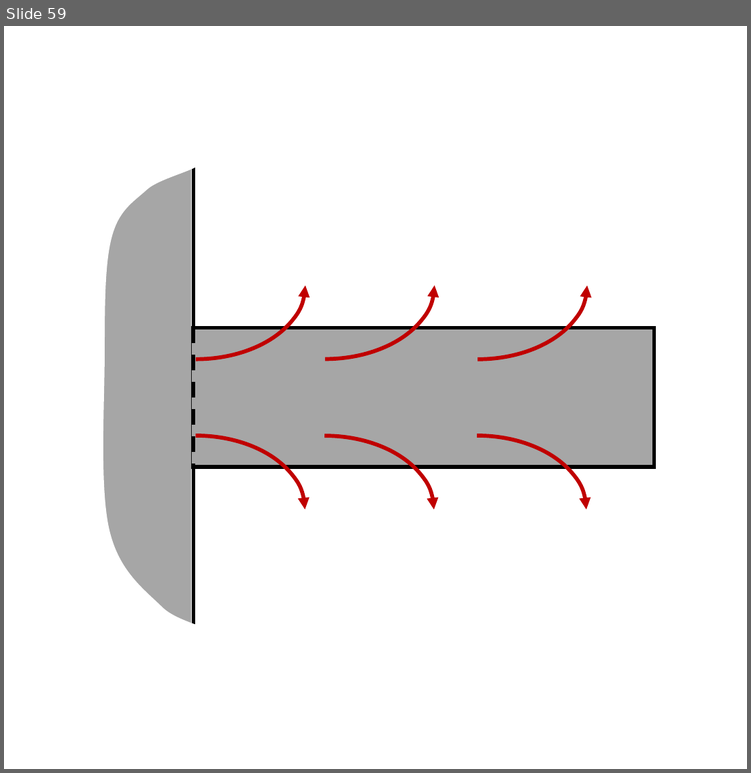
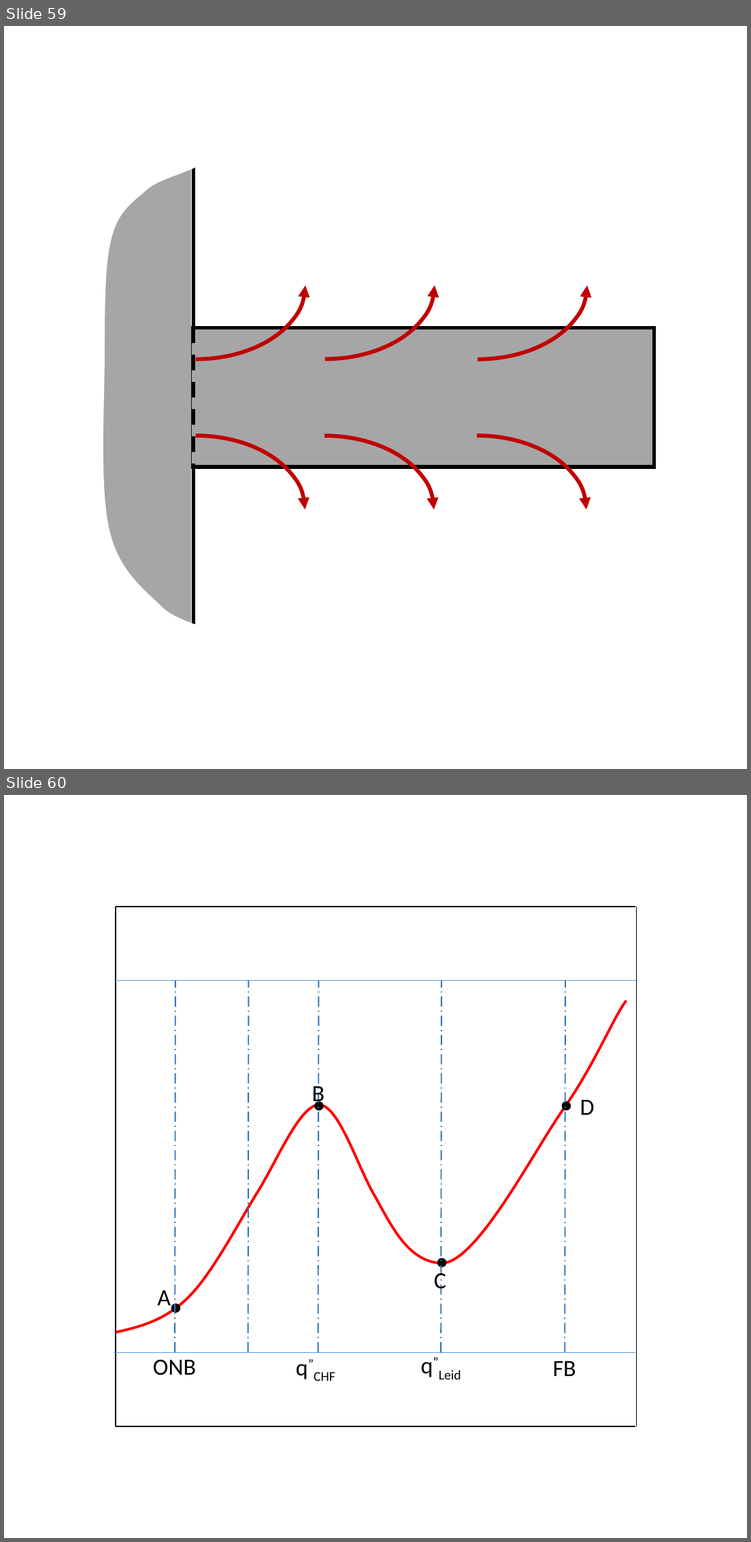
Before and after one commit to ORNL-Modelica/TRANSFORM-Library, a slide deck: TRANSFORM/Resources/Images/Icons.pptm. Shown one above the other, each under a label of ours: slide 59 before the commit, slides 59 and 60 after it. The pictures are 751x773 and 751x1542 pixels, drawn with LibreOffice and Linux fonts; fonts in the diff are those of the drawing. Boxes give left, top, right and bottom in pixels: in the first picture for what was removed or moved away, otherwise in the second. Text is boxed around its words. In the diff, an @@ line names an element or a change of style, - is before the commit and + after.

```diff
--- a/TRANSFORM/Resources/Images/Icons.pptm
+++ b/TRANSFORM/Resources/Images/Icons.pptm
@@ slide 60 added at box(4, 795, 747, 1538), background #FFFFFF @@
@@ line added from (116, 907) to (116, 1426), #000000 1 pt @@
@@ line added from (635, 907) to (116, 907), #000000 1 pt @@
@@ line added from (636, 907) to (636, 1426), #000000 1 pt @@
@@ line added from (114, 981) to (636, 981), #5B9BD5 0.5 pt @@
@@ line added from (175, 1352) to (176, 981), #2E75B6 1 pt dashed @@
@@ line added from (248, 1352) to (248, 981), #2E75B6 1 pt dashed @@
@@ line added from (317, 1352) to (319, 981), #2E75B6 1 pt dashed @@
@@ line added from (441, 1352) to (441, 981), #2E75B6 1 pt dashed @@
@@ line added from (564, 1352) to (564, 981), #2E75B6 1 pt dashed @@
@@ freeform shape added at box(116, 1000, 626, 1332), outline #FF0000 2 pt @@
@@ text added at box(312, 1082, 325, 1107), 18 pt, text #000000 @@
+B
@@ text added at box(580, 1100, 594, 1115), 18 pt, text #000000 @@
+D
@@ ellipse added at box(314, 1101, 324, 1111), fill #000000 @@
@@ ellipse added at box(561, 1101, 570, 1111), fill #000000 @@
@@ ellipse added at box(436, 1258, 446, 1268), fill #000000 @@
@@ text added at box(434, 1269, 446, 1294), 18 pt, text #000000 @@
+C
@@ text added at box(157, 1290, 171, 1311), 18 pt, text #000000 @@
+A
@@ ellipse added at box(171, 1303, 180, 1312), fill #000000 @@
@@ line added from (113, 1352) to (635, 1352), #5B9BD5 0.5 pt @@
@@ text added at box(153, 1359, 196, 1375), 18 pt, text #000000 @@
+ONB
@@ text added at box(296, 1359, 335, 1380), 18 pt, text #000000 @@
+q”CHF
@@ text added at box(421, 1357, 460, 1379), 18 pt, text #000000 @@
+q”Leid
@@ text added at box(553, 1361, 576, 1376), 18 pt, text #000000 @@
+FB
@@ line added from (635, 1426) to (116, 1426), #000000 1 pt @@
```
Also in this commit, not shown: 16 other files.
